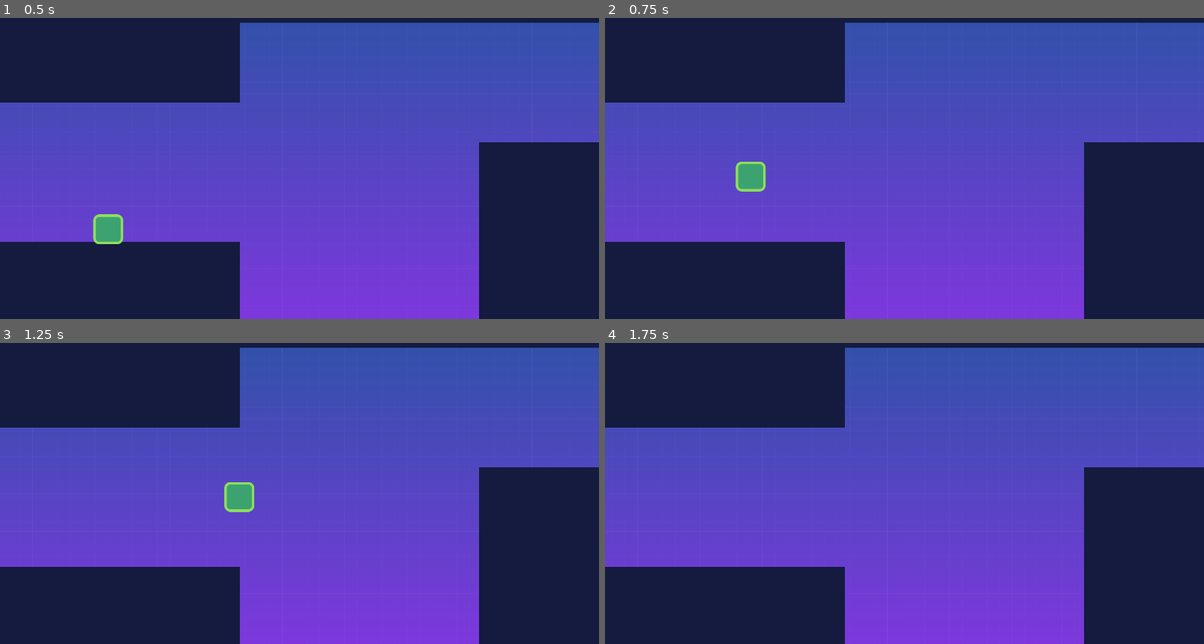
Above: before the commit, frames 1-4 (two rows, left to right).
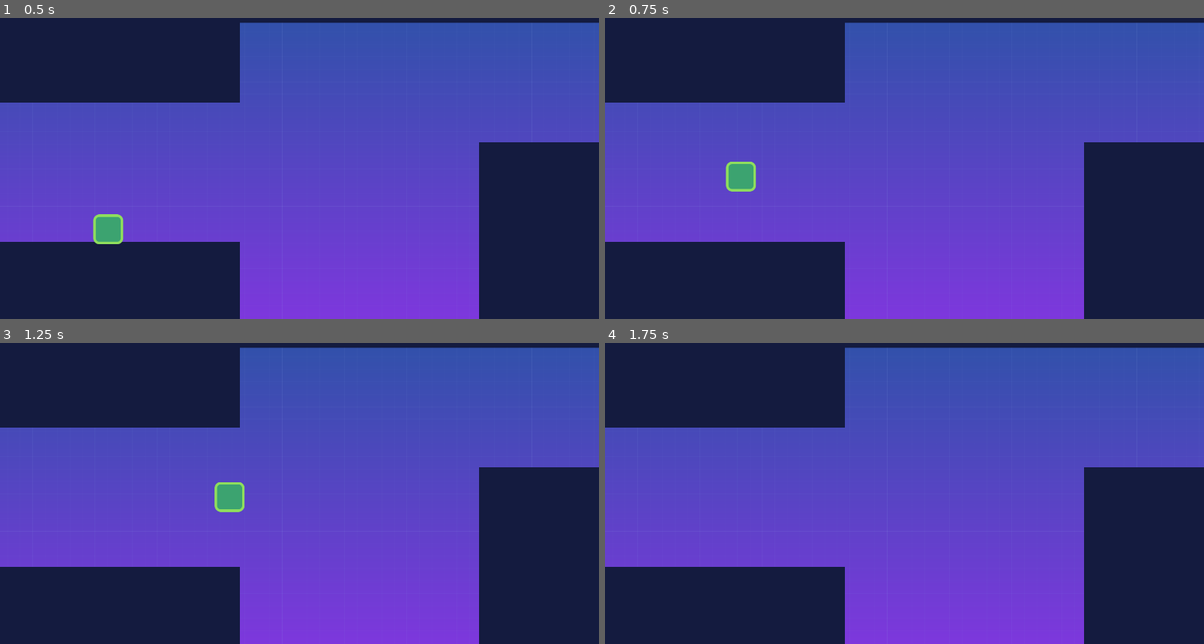
Above: after the commit, the same moments.

Repository: noor-shalaby/solid-ground
Game: Godot game, scene res://scenes/game.tscn
Two runs of this game, one before a commit and one after it. Both use one fixed random seed, a clock stepped at 60 frames per second and the inputs below.
Inputs:
- Up to frame 1 (0.5 s): no input
- Up to frame 2 (0.75 s): tap Enter at 0.5 s; hold D (right) from 0.53 s (still down); tap W (jump) at 0.6 s
- Up to frame 3 (1.25 s): keep holding D (right); tap W (jump) at 0.77, 1.07 s
- Up to frame 4 (1.75 s): keep holding D (right); tap W (jump) at 1.35, 1.52 s

Frame 1 is identical in both runs. In frame 2, 0.4% of the frame differs, in the area x 20-27%, y 47-58%; in frame 3, 0.4%; in frame 4, nothing differs.

Commit message:
Add: acceleration and deceleration to the player character controller

Diff:
--- a/scripts/player.gd
+++ b/scripts/player.gd
@@ -3,7 +3,9 @@
 
 const WEIGHT: float = 4.0
 const SPEED: float = 600.0
-const JUMP_VELOCITY: float = -1500.0
+const ACCEL: float = 5000.0
+const DECEL: float = 3000.0
+const JUMP: float = -1500.0
 
 
 func _physics_process(delta: float) -> void:
@@ -11,12 +13,12 @@
 		velocity += get_gravity() * WEIGHT * delta
 
 	if Input.is_action_just_pressed("jump") and is_on_floor():
-		velocity.y = JUMP_VELOCITY
+		velocity.y = JUMP
 
 	var dir: float = Input.get_axis("left", "right")
 	if dir:
-		velocity.x = SPEED * dir
+		velocity.x = move_toward(velocity.x, dir * SPEED, ACCEL * delta)
 	else:
-		velocity.x = move_toward(velocity.x, 0, SPEED)
+		velocity.x = move_toward(velocity.x, 0, DECEL * delta)
 
 	move_and_slide()
